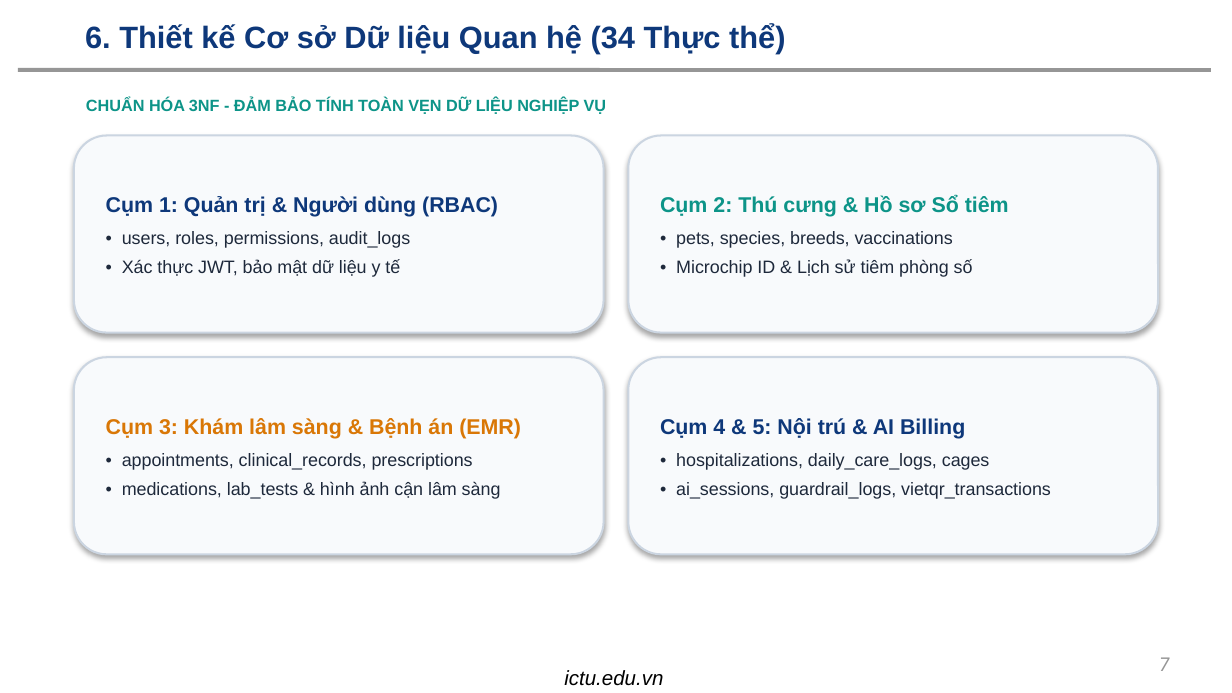
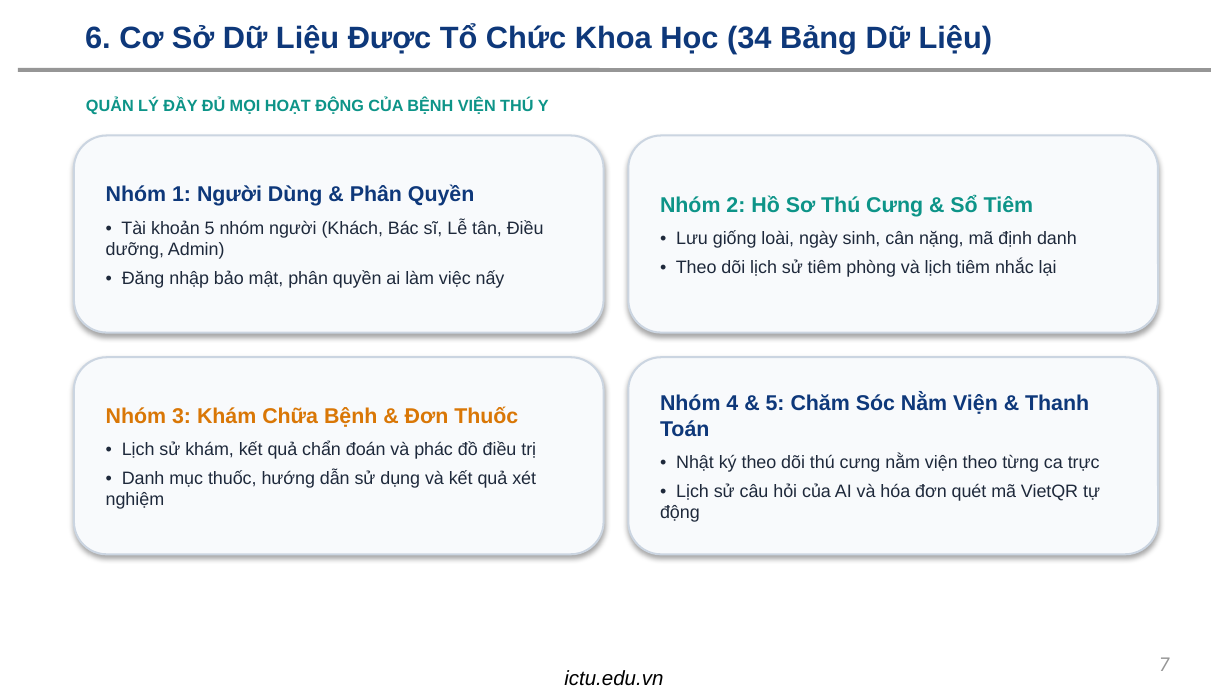
Before and after one commit to dtc245200209-lang/HE-THONG-QUAN-LY-THU-CUNG-VA-LICH-CHAM-SOC-CO-TICH-HOP-AI, a slide deck: slide 7 of BAO_CAO_THUYET_TRINH_PETCARE_AI.pptx. Drawn at 1232x693 pixels with LibreOffice and Linux fonts; fonts in the diff are those of the drawing; background and template pictures are left out. Boxes give left, top, right and bottom in pixels: in the first picture for what was removed or moved away, otherwise in the second. Text is boxed around its words. In the diff, an @@ line names an element or a change of style, - is before the commit and + after.

```diff
--- a/BAO_CAO_THUYET_TRINH_PETCARE_AI.pptx
+++ b/BAO_CAO_THUYET_TRINH_PETCARE_AI.pptx
@@ title at bbox=[85, 23, 993, 53]: text changed @@
-6. Thiết kế Cơ sở Dữ liệu Quan hệ (34 Thực thể)
+6. Cơ Sở Dữ Liệu Được Tổ Chức Khoa Học (34 Bảng Dữ Liệu)
@@ text at bbox=[86, 97, 549, 114]: text changed @@
-CHUẨN HÓA 3NF - ĐẢM BẢO TÍNH TOÀN VẸN DỮ LIỆU NGHIỆP VỤ
+QUẢN LÝ ĐẦY ĐỦ MỌI HOẠT ĐỘNG CỦA BỆNH VIỆN THÚ Y
@@ text in rounded rectangle at bbox=[106, 184, 544, 288]: text changed @@
-Cụm 1: Quản trị & Người dùng (RBAC)
-• users, roles, permissions, audit_logs
-• Xác thực JWT, bảo mật dữ liệu y tế
+Nhóm 1: Người Dùng & Phân Quyền
+• Tài khoản 5 nhóm người (Khách, Bác sĩ, Lễ tân, Điều dưỡng, Admin)
+• Đăng nhập bảo mật, phân quyền ai làm việc nấy
@@ text in rounded rectangle at bbox=[660, 195, 1077, 277]: text changed @@
-Cụm 2: Thú cưng & Hồ sơ Sổ tiêm
-• pets, species, breeds, vaccinations
-• Microchip ID & Lịch sử tiêm phòng số
+Nhóm 2: Hồ Sơ Thú Cưng & Sổ Tiêm
+• Lưu giống loài, ngày sinh, cân nặng, mã định danh
+• Theo dõi lịch sử tiêm phòng và lịch tiêm nhắc lại
@@ text in rounded rectangle at bbox=[106, 406, 536, 509]: text changed @@
-Cụm 3: Khám lâm sàng & Bệnh án (EMR)
-• appointments, clinical_records, prescriptions
-• medications, lab_tests & hình ảnh cận lâm sàng
+Nhóm 3: Khám Chữa Bệnh & Đơn Thuốc
+• Lịch sử khám, kết quả chẩn đoán và phác đồ điều trị
+• Danh mục thuốc, hướng dẫn sử dụng và kết quả xét nghiệm
@@ text in rounded rectangle at bbox=[660, 393, 1100, 522]: text changed @@
-Cụm 4 & 5: Nội trú & AI Billing
-• hospitalizations, daily_care_logs, cages
-• ai_sessions, guardrail_logs, vietqr_transactions
+Nhóm 4 & 5: Chăm Sóc Nằm Viện & Thanh Toán
+• Nhật ký theo dõi thú cưng nằm viện theo từng ca trực
+• Lịch sử câu hỏi của AI và hóa đơn quét mã VietQR tự động
```
Also in this commit, not shown: 13 other slides changed, 2 other files.
